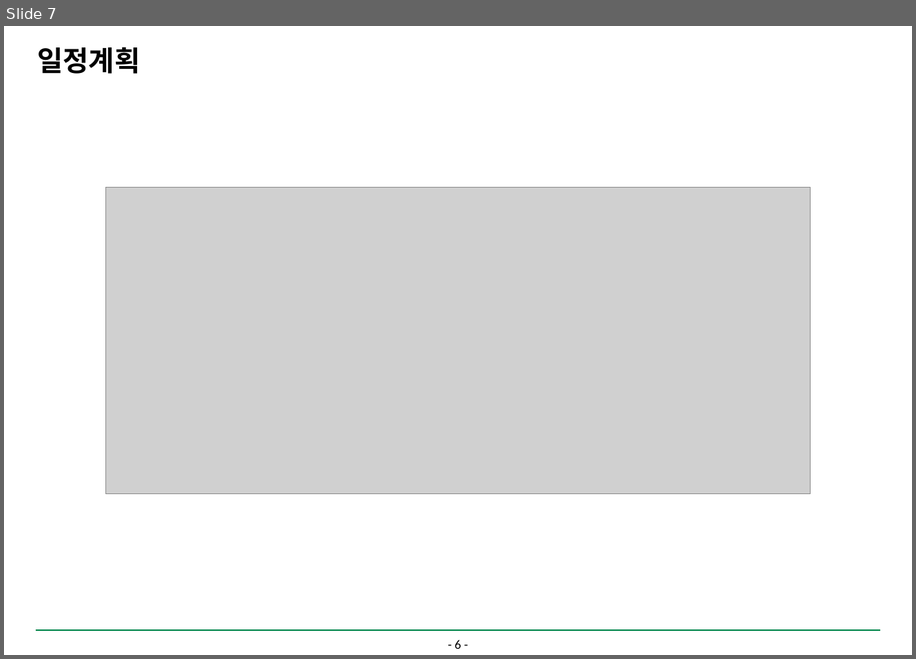
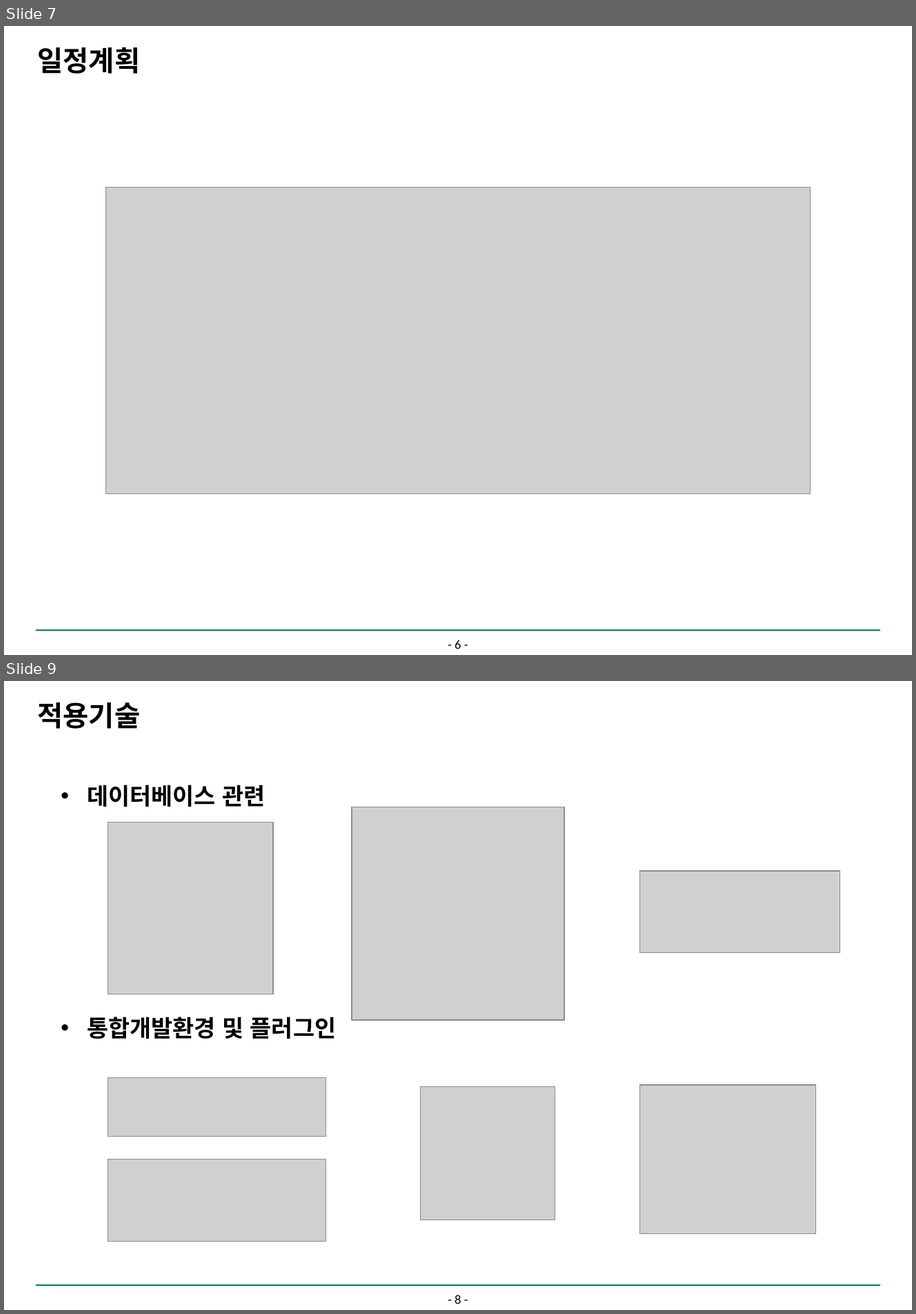
Before and after one commit to DDAMDOO/project, a slide deck: documents/PPT문서양식.pptx. Shown one above the other, each under a label of ours: slide 7 before the commit, slides 7 and 9 after it; the slides between them are not shown. The pictures are 916x659 and 916x1314 pixels, drawn with LibreOffice and Linux fonts; fonts in the diff are those of the drawing; grey boxes stand for pictures; background and template pictures are left out. Boxes give left, top, right and bottom in pixels: in the first picture for what was removed or moved away, otherwise in the second. Text is boxed around its words. In the diff, an @@ line names an element or a change of style, - is before the commit and + after.

```diff
--- a/documents/PPT문서양식.pptx
+++ b/documents/PPT문서양식.pptx
@@ slide 9 added at bbox=[4, 681, 912, 1310], background #FFFFFF; not listed: 1 template element that a slide beside it also shows @@
@@ title added at bbox=[37, 702, 140, 729], 24 pt, text #000000, bold @@
+적용기술
@@ text added at bbox=[87, 784, 265, 807], 20 pt, text #000000, bold @@
+• 데이터베이스 관련
@@ picture added at bbox=[108, 822, 273, 994] @@
@@ picture added at bbox=[352, 807, 565, 1020] @@
@@ picture added at bbox=[639, 871, 840, 953] @@
@@ text added at bbox=[87, 1016, 336, 1038], 20 pt, text #000000, bold @@
+• 통합개발환경 및 플러그인
@@ picture added at bbox=[108, 1078, 326, 1136] @@
@@ picture added at bbox=[421, 1087, 555, 1220] @@
@@ picture added at bbox=[639, 1085, 815, 1234] @@
@@ picture added at bbox=[108, 1159, 326, 1241] @@
@@ page number added at bbox=[455, 1294, 461, 1303], 11 pt, text #000000 @@
+- 8 -
```
Also in this commit, not shown: 1 slide changed.
